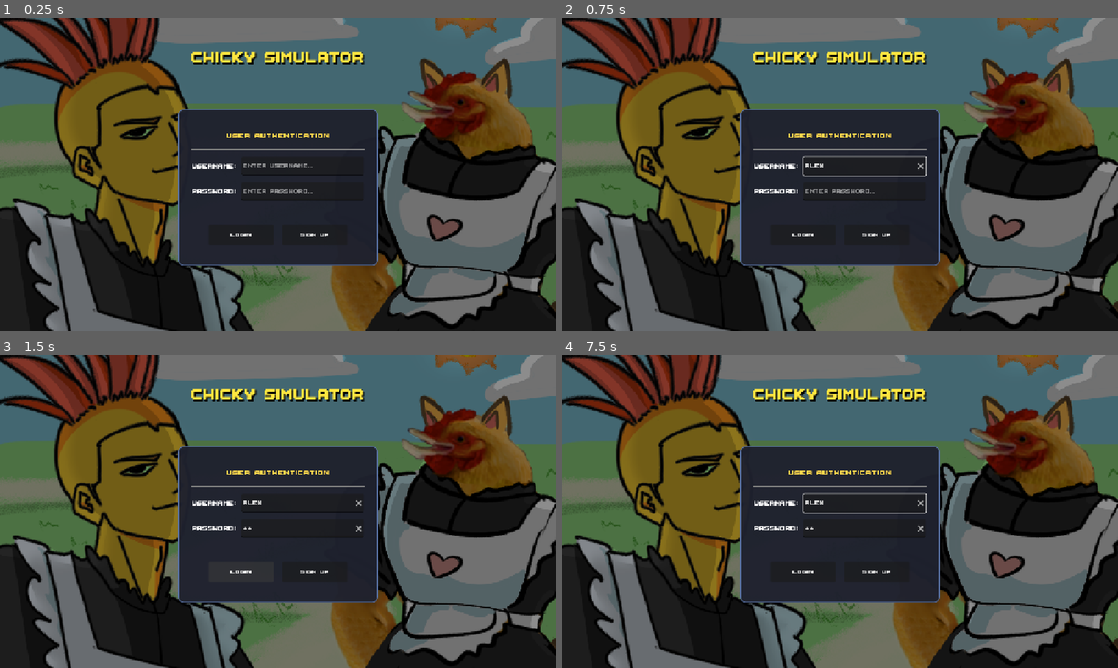
Above: before the commit, frames 1-4 (two rows, left to right).
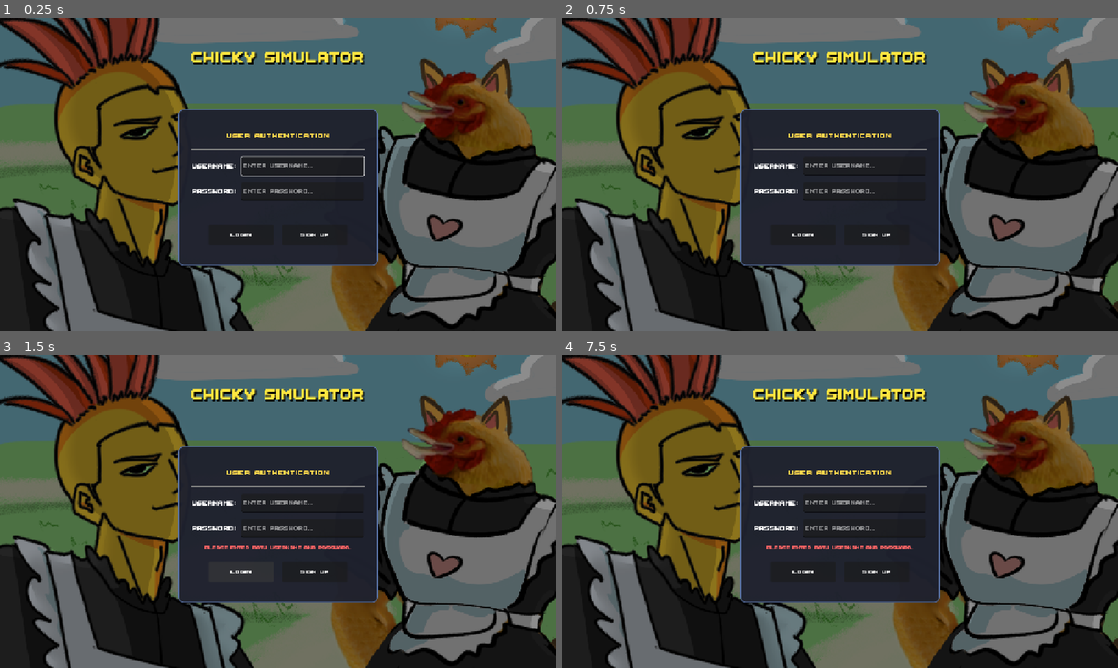
Above: after the commit, the same moments.

Repository: PuoLin/Chicky-Simulator-v3.0
Game: Godot game, scene res://scenes/ui/AuthScreen.tscn
The game is run twice, just before and just after one commit, with the same random seed, the same clock (stepped at 60 frames per second) and the same inputs. Sound files missing from this copy of the repository are replaced by a short silence.
Inputs (mouse positions are in pixels of both pictures, inside the frame that each line leads up to):
- Up to frame 1 (0.25 s): no input
- Up to frame 2 (0.75 s): click (862, 165) at 0.52 s; type "Alex" at 0.6 s
- Up to frame 3 (1.5 s): click (300, 527) at 0.75 s; type "12" at 0.83 s; click "LOGIN" at 1.25 s
- Up to frame 4 (7.5 s): click "SIGN UP" at 2 s; tap Enter at 2.75, 4.25, 5.75 s; move the mouse to (962, 495) at 2.77 s; hold D (move_right) 2.78-3.5 s; tap Shift (attack) every 1.5 s from 2.85 to 7.35 s; click (962, 495) at 2.92 s; tap Space at 3.5, 5, 6.5 s; drag from (728, 527) to (812, 574) at 3.52 s; move the mouse to (895, 442) at 4.27 s; hold D (move_right) 4.28-5 s; click (895, 442) at 4.42 s; drag from (812, 574) to (673, 464) at 5.02 s; move the mouse to (1006, 558) at 5.77 s; hold A (move_left) 5.78-6.5 s; click (1006, 558) at 5.92 s; drag from (673, 464) to (756, 433) at 6.52 s; move the mouse to (867, 511) at 7.27 s; hold S (move_down) from 7.28 s (still down); click (867, 511) at 7.42 s

The runs differ from the first frame. In frame 1, 0.2% of the frame differs, in the area x 43-66%, y 44-51%; in frame 2, 0.3%; in frame 3, 0.5%; in frame 4, 0.7%, in the area x 36-66%, y 44-62%.
Error before the commit: Parse Error: Cannot infer the type of "is_touch" variable because the value doesn't have a set type. (res://scripts/ui/auth_screen.gd:129)

Commit message:
Show Keybaord fixing

Diff:
--- a/scenes/ui/AuthScreen.tscn
+++ b/scenes/ui/AuthScreen.tscn
@@ -123,6 +123,12 @@
 placeholder_text = "Enter username..."
 clear_button_enabled = true
 
+[node name="UsernameButton" type="Button" parent="CenterContainer/Panel/VBoxContainer/UsernameRow/UsernameInput" unique_id=1710496909]
+modulate = Color(1, 1, 1, 0)
+layout_mode = 0
+offset_right = 284.0
+offset_bottom = 43.0
+
 [node name="PasswordRow" type="HBoxContainer" parent="CenterContainer/Panel/VBoxContainer" unique_id=409993807]
 layout_mode = 2
 theme_override_constants/separation = 12
@@ -141,6 +147,13 @@
 clear_button_enabled = true
 virtual_keyboard_type = 6
 secret = true
+
+[node name="PasswordButton" type="Button" parent="CenterContainer/Panel/VBoxContainer/PasswordRow/PasswordInput" unique_id=1229283533]
+modulate = Color(1, 1, 1, 0)
+layout_mode = 0
+offset_top = 1.0
+offset_right = 284.0
+offset_bottom = 45.0
 
 [node name="StatusLabel" type="Label" parent="CenterContainer/Panel/VBoxContainer" unique_id=1132876040]
 custom_minimum_size = Vector2(0, 24)
@@ -166,3 +179,6 @@
 layout_mode = 2
 theme_override_font_sizes/font_size = 22
 text = "SIGN UP"
+
+[connection signal="pressed" from="CenterContainer/Panel/VBoxContainer/UsernameRow/UsernameInput/UsernameButton" to="." method="_on_username_button_pressed"]
+[connection signal="pressed" from="CenterContainer/Panel/VBoxContainer/PasswordRow/PasswordInput/PasswordButton" to="." method="_on_password_button_pressed"]
--- a/scripts/ui/auth_screen.gd
+++ b/scripts/ui/auth_screen.gd
@@ -16,7 +16,6 @@
 var accounts: Dictionary = {}
 
 func _ready() -> void:
-	set_process(false)
 	AudioManager.play_music("menu")
 	accounts = _load_accounts()
 
@@ -26,11 +25,7 @@
 	username_input.text_submitted.connect(func(_text): password_input.grab_focus())
 	password_input.text_submitted.connect(func(_text): _on_login_pressed())
 
-	if OS.has_feature("web"):
-		username_input.gui_input.connect(_on_line_edit_gui_input.bind("username"))
-		password_input.gui_input.connect(_on_line_edit_gui_input.bind("password"))
-	else:
-		username_input.grab_focus()
+	username_input.grab_focus()
 
 func _load_accounts() -> Dictionary:
 	if FileAccess.file_exists(ACCOUNTS_FILE):
@@ -121,263 +116,57 @@
 
 
 # --- HTML BRIDGE WORKAROUND FOR HUAWEI QUICK APP KEYBOARD ---
+#func spawn_html_input(input_type: String, field_id: String) -> void:
+	#var js_code = """
+		#var box = document.getElementById('godot_temp_input');
+		#if (box) box.remove();
+		#
+		#box = document.createElement('input');
+		#box.id = 'godot_temp_input';
+		#box.type = '%s';
+		#box.placeholder = 'Enter %s...';
+		#box.style.position = 'fixed';
+		#box.style.top = '10px';
+		#box.style.left = '50%%';
+		#box.style.transform = 'translateX(-50%%)';
+		#box.style.fontSize = '20px';
+		#box.style.padding = '10px';
+		#box.style.zIndex = '9999';
+		#document.body.appendChild(box);
+		#box.focus();
+		#
+		#box.onblur = function() {
+			#if (window.godotHtmlCallback) {
+				#// Concatenate into one string to prevent webview array corruption
+				#window.godotHtmlCallback(box.value + '|||' + '%s');
+			#}
+			#box.remove();
+		#};
+		#box.onkeydown = function(e) {
+			#if (e.key === 'Enter') box.blur();
+		#};
+	#""" % [input_type, field_id, field_id]
+	#
+	#JavaScriptBridge.eval(js_code)
+#
+#func _on_html_input(args) -> void:
+	#if args.size() > 0:
+		#var raw_data = str(args[0])
+		#var parts = raw_data.split("|||")
+		#
+		#if parts.size() == 2:
+			#var typed_text = parts[0]
+			#var field = parts[1]
+			#
+			#if field == "username":
+				#username_input.text = typed_text
+			#elif field == "password":
+				#password_input.text = typed_text
 
-func _on_line_edit_gui_input(event: InputEvent, field_id: String) -> void:
-	if not OS.has_feature("web"):
-		return
+#func _on_username_button_pressed() -> void:
+	#if OS.has_feature("web"):
+		#spawn_html_input("text", "username")
 
-	var is_touch := (event is InputEventScreenTouch and event.pressed)
-	var is_click := (event is InputEventMouseButton and event.pressed and event.button_index == MOUSE_BUTTON_LEFT)
-
-	if is_touch or is_click:
-		var current_val: String = username_input.text if field_id == "username" else password_input.text
-		var input_type: String = "text" if field_id == "username" else "password"
-		var title_label: String = "Username" if field_id == "username" else "Password"
-
-		# Release Godot LineEdit focus to prevent internal cursor conflicts
-		if field_id == "username":
-			username_input.release_focus()
-		else:
-			password_input.release_focus()
-
-		spawn_html_input(input_type, field_id, title_label, current_val)
-
-
-func spawn_html_input(input_type: String, field_id: String, title_label: String, initial_val: String) -> void:
-	var field_json := JSON.stringify(field_id)
-	var type_json := JSON.stringify(input_type)
-	var title_json := JSON.stringify(title_label)
-	var val_json := JSON.stringify(initial_val)
-
-	var js_code := """
-	(function() {
-		var fieldId = %s;
-		var inputType = %s;
-		var titleLabel = %s;
-		var initVal = %s;
-
-		// Remove any existing overlay
-		var existingModal = document.getElementById('godot_input_modal');
-		if (existingModal) existingModal.remove();
-
-		// Reset global bridge state
-		window._godot_input_bridge = {
-			active: true,
-			field: fieldId,
-			status: 'typing',
-			value: initVal
-		};
-
-		// Create modal container
-		var modal = document.createElement('div');
-		modal.id = 'godot_input_modal';
-		modal.style.position = 'fixed';
-		modal.style.top = '0';
-		modal.style.left = '0';
-		modal.style.width = '100vw';
-		modal.style.height = '100vh';
-		modal.style.backgroundColor = 'rgba(0, 0, 0, 0.72)';
-		modal.style.zIndex = '2147483647';
-		modal.style.display = 'flex';
-		modal.style.flexDirection = 'column';
-		modal.style.alignItems = 'center';
-		modal.style.justifyContent = 'flex-start';
-		modal.style.paddingTop = '40px';
-		modal.style.boxSizing = 'border-box';
-		modal.style.fontFamily = 'Arial, sans-serif';
-		modal.style.touchAction = 'auto';
-
-		var card = document.createElement('div');
-		card.style.width = '88%%';
-		card.style.maxWidth = '420px';
-		card.style.backgroundColor = '#1c1f2b';
-		card.style.border = '2px solid #5a73a3';
-		card.style.borderRadius = '12px';
-		card.style.padding = '18px';
-		card.style.boxShadow = '0 10px 28px rgba(0,0,0,0.7)';
-		card.style.display = 'flex';
-		card.style.flexDirection = 'column';
-		card.style.gap = '14px';
-
-		var header = document.createElement('div');
-		header.style.color = '#ffd74a';
-		header.style.fontSize = '18px';
-		header.style.fontWeight = 'bold';
-		header.innerText = 'Enter ' + titleLabel;
-
-		var input = document.createElement('input');
-		input.id = 'godot_temp_input';
-		input.type = inputType;
-		input.value = initVal;
-		input.placeholder = 'Type here...';
-		input.autocomplete = 'off';
-		input.autocapitalize = 'off';
-		input.spellcheck = false;
-		input.style.width = '100%%';
-		input.style.boxSizing = 'border-box';
-		input.style.fontSize = '20px';
-		input.style.padding = '12px 14px';
-		input.style.borderRadius = '8px';
-		input.style.border = '2px solid #3c4860';
-		input.style.backgroundColor = '#0c0e14';
-		input.style.color = '#ffffff';
-		input.style.outline = 'none';
-
-		var btnRow = document.createElement('div');
-		btnRow.style.display = 'flex';
-		btnRow.style.gap = '12px';
-		btnRow.style.justifyContent = 'flex-end';
-
-		var btnCancel = document.createElement('button');
-		btnCancel.type = 'button';
-		btnCancel.innerText = 'Cancel';
-		btnCancel.style.padding = '10px 18px';
-		btnCancel.style.fontSize = '16px';
-		btnCancel.style.fontWeight = 'bold';
-		btnCancel.style.borderRadius = '6px';
-		btnCancel.style.border = 'none';
-		btnCancel.style.backgroundColor = '#4b5563';
-		btnCancel.style.color = '#ffffff';
-		btnCancel.style.cursor = 'pointer';
-
-		var btnDone = document.createElement('button');
-		btnDone.type = 'button';
-		btnDone.innerText = 'Done';
-		btnDone.style.padding = '10px 24px';
-		btnDone.style.fontSize = '16px';
-		btnDone.style.fontWeight = 'bold';
-		btnDone.style.borderRadius = '6px';
-		btnDone.style.border = 'none';
-		btnDone.style.backgroundColor = '#2b78e4';
-		btnDone.style.color = '#ffffff';
-		btnDone.style.cursor = 'pointer';
-
-		btnRow.appendChild(btnCancel);
-		btnRow.appendChild(btnDone);
-
-		card.appendChild(header);
-		card.appendChild(input);
-		card.appendChild(btnRow);
-		modal.appendChild(card);
-		document.body.appendChild(modal);
-
-		function finishSubmit() {
-			window._godot_input_bridge.value = input.value;
-			window._godot_input_bridge.status = 'submitted';
-			var m = document.getElementById('godot_input_modal');
-			if (m) m.remove();
-		}
-
-		function finishCancel() {
-			window._godot_input_bridge.status = 'cancelled';
-			var m = document.getElementById('godot_input_modal');
-			if (m) m.remove();
-		}
-
-		input.oninput = function() {
-			window._godot_input_bridge.value = input.value;
-		};
-
-		input.onkeydown = function(e) {
-			if (e.key === 'Enter' || e.keyCode === 13) {
-				e.preventDefault();
-				finishSubmit();
-			}
-		};
-
-		btnDone.onclick = finishSubmit;
-		btnDone.ontouchend = function(e) {
-			e.preventDefault();
-			finishSubmit();
-		};
-
-		btnCancel.onclick = finishCancel;
-		btnCancel.ontouchend = function(e) {
-			e.preventDefault();
-			finishCancel();
-		};
-
-		modal.onclick = function(e) {
-			if (e.target === modal) {
-				finishCancel();
-			}
-		};
-
-		// Force Android / Huawei WebView soft keyboard to open
-		// 1. Immediate synchronous focus in current user-activation event cycle
-		input.focus();
-		try {
-			var len = input.value.length;
-			input.setSelectionRange(len, len);
-		} catch(e) {}
-
-		// 2. Delayed ticks for WebViews where layout/IME binding needs a frame
-		if (window.requestAnimationFrame) {
-			window.requestAnimationFrame(function() {
-				if (document.getElementById('godot_temp_input') === input) {
-					input.focus();
-				}
-			});
-		}
-		setTimeout(function() {
-			if (document.getElementById('godot_temp_input') === input) {
-				input.focus();
-			}
-		}, 30);
-		setTimeout(function() {
-			if (document.getElementById('godot_temp_input') === input) {
-				input.focus();
-			}
-		}, 100);
-	})();
-	""" % [field_json, type_json, title_json, val_json]
-
-	JavaScriptBridge.eval(js_code, true)
-	set_process(true)
-
-
-func _process(_delta: float) -> void:
-	if not OS.has_feature("web"):
-		set_process(false)
-		return
-
-	var raw = JavaScriptBridge.eval("""
-		(function() {
-			var b = window._godot_input_bridge;
-			if (!b || !b.active) return '';
-			if (b.status === 'submitted') {
-				var res = b.field + '|||' + b.value;
-				b.active = false;
-				b.status = 'idle';
-				return res;
-			} else if (b.status === 'cancelled') {
-				b.active = false;
-				b.status = 'idle';
-				return '__CANCELLED__';
-			}
-			return '';
-		})();
-	""", true)
-
-	if raw == null:
-		return
-
-	var result_str := str(raw)
-	if result_str.is_empty():
-		return
-
-	set_process(false)
-
-	if result_str == "__CANCELLED__":
-		return
-
-	var parts = result_str.split("|||", true, 1)
-	if parts.size() >= 2:
-		var field = parts[0]
-		var val = parts[1]
-		if field == "username":
-			username_input.text = val
-			username_input.text_changed.emit(val)
-		elif field == "password":
-			password_input.text = val
-			password_input.text_changed.emit(val)
+#func _on_password_button_pressed() -> void:
+	#if OS.has_feature("web"):
+		#spawn_html_input("password", "password")
Not shown, changed: huawei_build/index.pck
